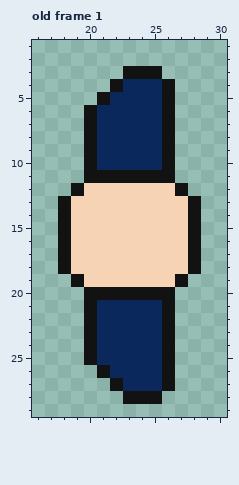
Pixel-art file, stored at assets/covidiots/covidiot-1.aseprite. Above, as it was before the edit.
48x32 pixels, 1 frame. Shown: old frame 1: x 16..30, y 1..29.
Now the later version:
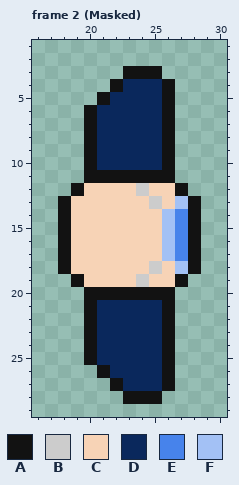
Palette (. is transparent): A #121212  B #cccccc  C #f7d3b6  D #0a285c  E #4783eb  F #a3c1f5
A new or re-ordered frame is compared with the old frame closest to it.
Commit message: Can put masks on covidiots
Edits made:
frames 1 -> 2
Frame 2 (Masked) is new; against old frame 1:
y 12: x 24 C -> B
y 13: x 25 C -> B; x 27 C -> F
y 14..17: x 26..27 CC -> FE
y 18: x 25 C -> B; x 27 C -> F
y 19: x 24 C -> B
